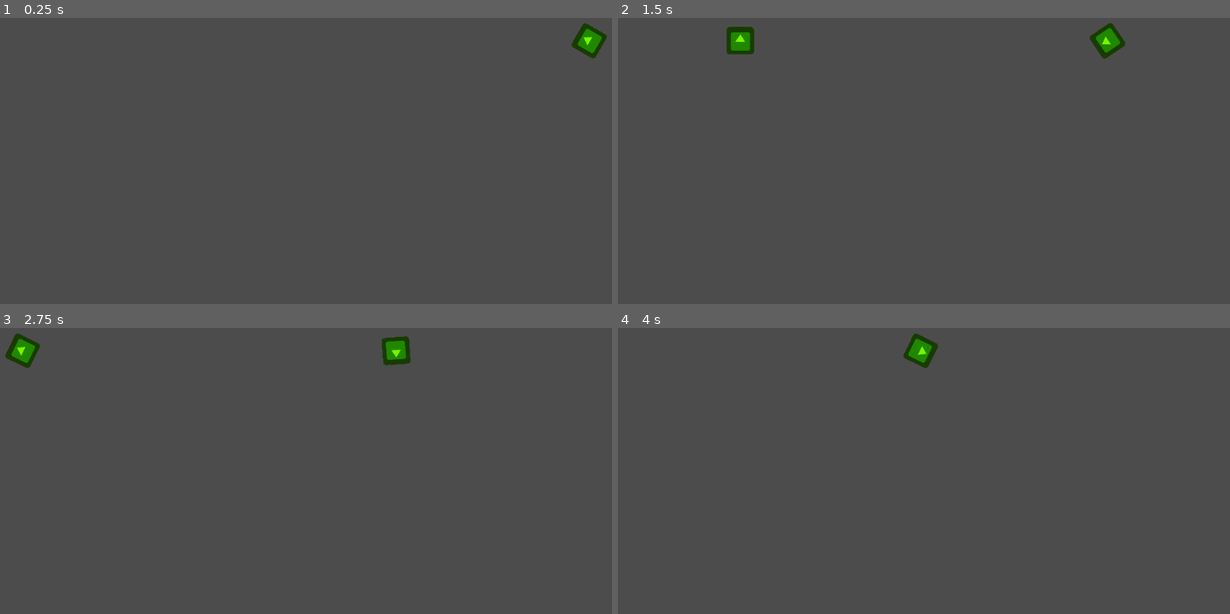
Above: before the commit, frames 1-4 (two rows, left to right).
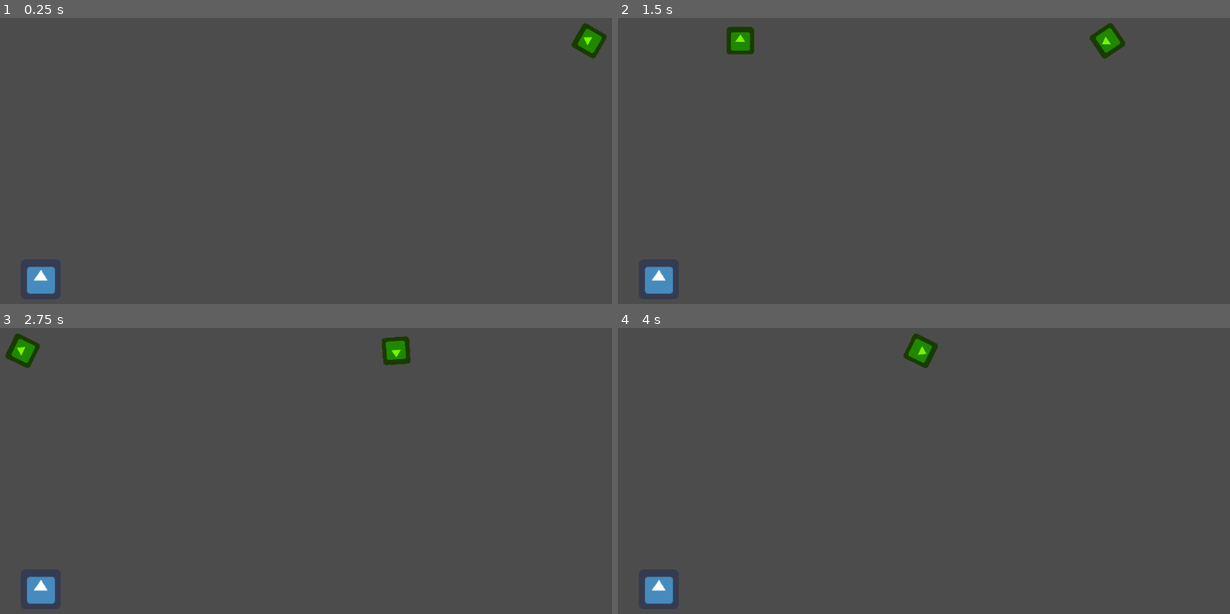
Above: after the commit, the same moments.

Repository: iabadie/prototipado-unpaz-2019
Game: Godot game, scene res://escenas/mundo/Mundo.tscn
Same seed, same stepped clock (60 frames per second), same inputs: the game is played once before the commit and once after it. The project has no main scene, so this scene is started directly. The engine's default icon, where the game draws it, is replaced by a stand-in: a white triangle on a blue panel in a dark square.
Inputs:
- Up to frame 1 (0.25 s): no input
- Up to frame 2 (1.5 s): no input
- Up to frame 3 (2.75 s): no input
- Up to frame 4 (4 s): no input

The runs differ from the first frame. In frame 1, 0.4% of the frame differs, in the area x 4-9%, y 86-97%; in frame 2, 0.4%; in frame 3, 0.4%; in frame 4, 0.4%.

Commit message:
Agregar eprsonaje

Diff:
--- a/GodotHub/escenas/mundo/Mundo.tscn
+++ b/GodotHub/escenas/mundo/Mundo.tscn
@@ -1,10 +1,14 @@
-[gd_scene load_steps=3 format=2]
+[gd_scene load_steps=4 format=2]
 
 [ext_resource path="res://escenas/mundo/Mundo.gd" type="Script" id=1]
 [ext_resource path="res://escenas/Generador/Generador.tscn" type="PackedScene" id=2]
+[ext_resource path="res://escenas/personaje/Personaje.tscn" type="PackedScene" id=3]
 
 [node name="Mundo" type="Node2D"]
 script = ExtResource( 1 )
 
 [node name="Generador" parent="." instance=ExtResource( 2 )]
 position = Vector2( 1102.73, 153.432 )
+
+[node name="Personaje" parent="." instance=ExtResource( 3 )]
+position = Vector2( 71.7691, 537.243 )
